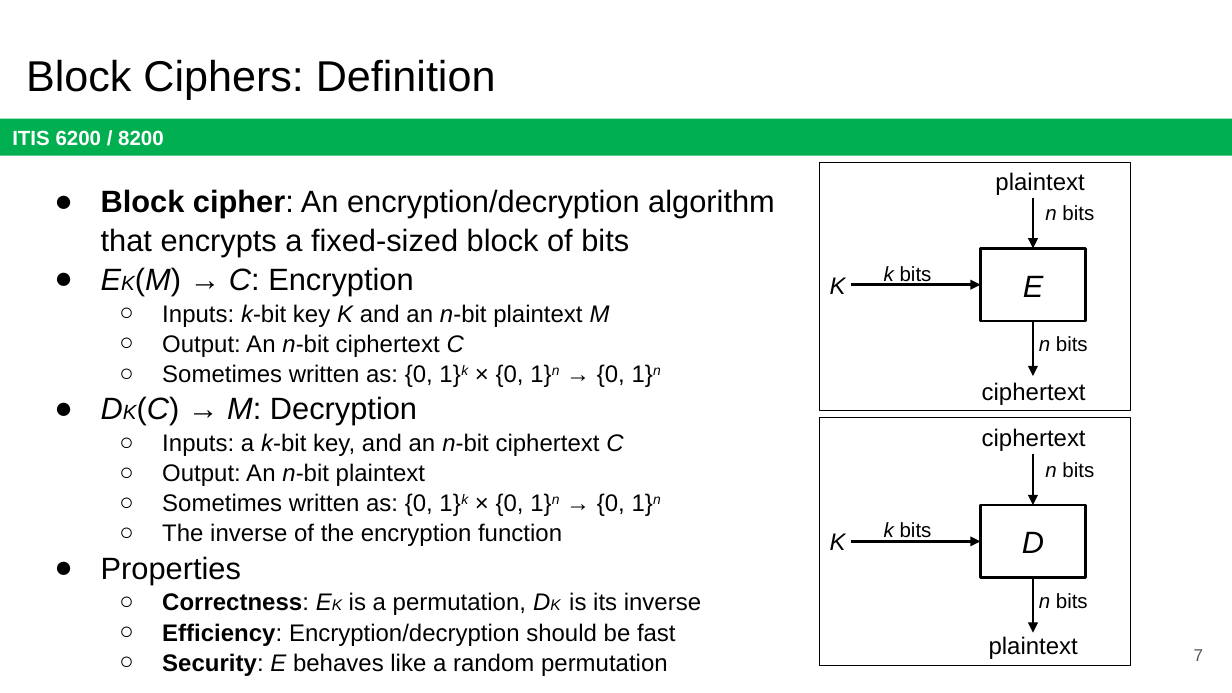
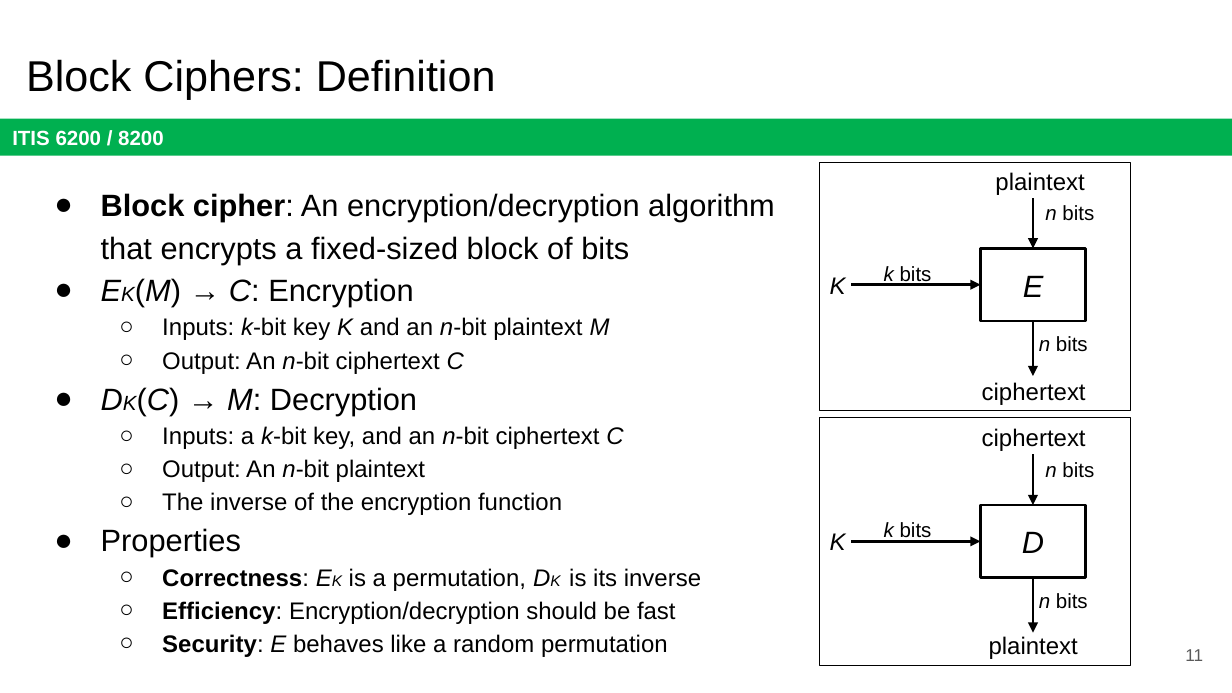
Before and after one commit to jx5c/github.io, a slide deck: slide 11 of teaching/ITIS6200/2023fa/lectures/lec03.pptx (slide 7 before the commit). Drawn at 1232x693 pixels with LibreOffice and Linux fonts; fonts in the diff are those of the drawing. Boxes give left, top, right and bottom in pixels: in the first picture for what was removed or moved away, otherwise in the second. Text is boxed around its words. In the diff, an @@ line names an element or a change of style, - is before the commit and + after.

```diff
--- a/teaching/ITIS6200/2023fa/lectures/lec03.pptx
+++ b/teaching/ITIS6200/2023fa/lectures/lec03.pptx
@@ text "Block cipher: An encryption/decryption algorithm ..." at [101,193,775,657]: line spacing 1.05 to 1.15 @@
@@ text at [162,364,661,387]: paragraph removed @@
-  ○ Sometimes written as: {0, 1}k × {0, 1}n → {0, 1}n
@@ text at [162,493,661,516]: paragraph removed @@
-  ○ Sometimes written as: {0, 1}k × {0, 1}n → {0, 1}n
@@ page number at [1185,649,1203,661]: text changed @@
-7
+11
```
Also in this commit, not shown: 7 other slides changed, 6 slides added, 2 slides removed, 1 other file.
